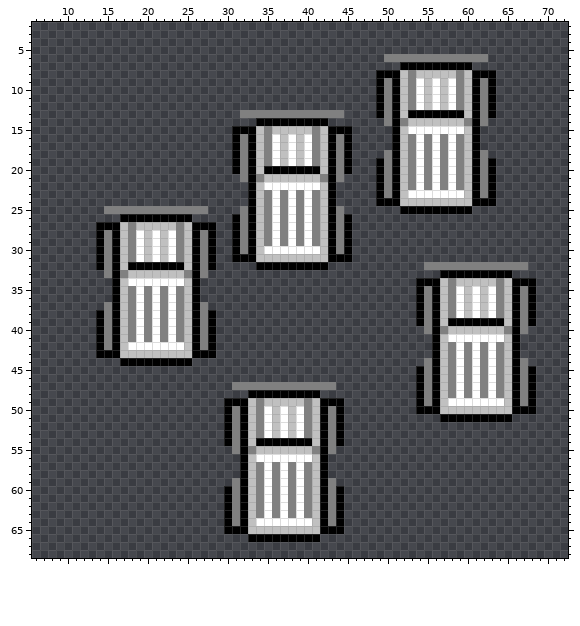
File history of a sprite sheet, data/images/units/infantry/Mechanized Wheeled Platoon.gif. Above, as it was before the edit.
The file is 84x72 pixels. Shown: x 6..72, y 2..68. The old version is drawn lined up with the new one.
After:
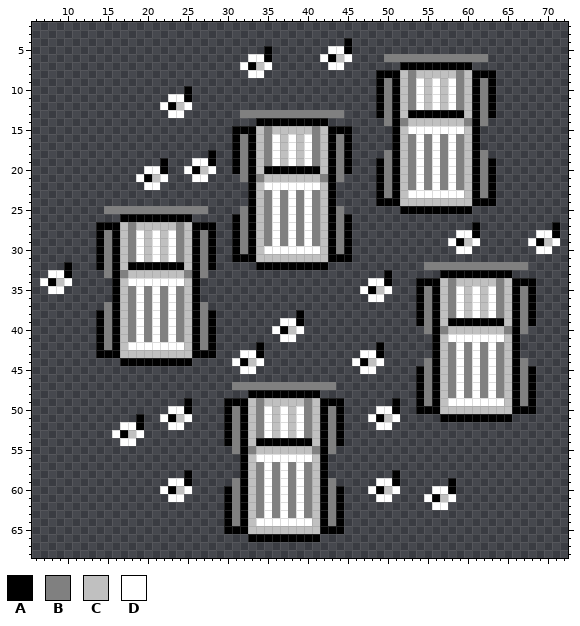
Palette (. is transparent): A #000000  B #808080  C #c0c0c0  D #ffffff
The commit says: Created motorized wheeled images
Change:
drawings rearranged on the sheet (the old picture shows each at its new place; 2 dropped ones are not shown)
Colour A is added in row 4 at x 45; in row 5 at x 35 and 45; in row 6 at x 35 and 43; in row 7 at x 33; in rows 10 to 11 at x 25; in row 12 at x 23.
Colour A is added in row 18 at x 28; in row 19 at x 22 and 28; in row 20 at x 22 and 26; in row 21 at x 20; in rows 27 to 28 at x 61 and 71; in row 29 at x 59 and 69.
Colour A is added in row 32 at x 10; in row 33 at x 10 and 50; in row 34 at x 8 and 50; in row 35 at x 48; in rows 38 to 39 at x 39; in row 40 at x 37.
Colour A is added in rows 42 to 43 at x 34 and 49; in row 44 at x 32 and 47; in rows 49 to 50 at x 25 and 51; in row 51 at x 19, 23 and 49; in row 52 at x 19; in row 53 at x 17.
Colour A is added in row 58 at x 25 and 51; in row 59 at x 25, 51 and 58; in row 60 at x 23, 49 and 58; in row 61 at x 56.
Colour C is added in row 6 at x 44; in row 7 at x 34; in row 12 at x 24; in row 20 at x 27; in row 21 at x 21; in row 29 at x 60 and 70.
Colour C is added in row 34 at x 9; in row 35 at x 49; in row 40 at x 38; in row 44 at x 33 and 48; in row 51 at x 24 and 50; in row 53 at x 18.
Colour C is added in row 60 at x 24 and 50; in row 61 at x 57.
Colour D is added in row 5 at x 43 to 44; in row 6 at x 33 to 34, 42 and 45; in row 7 at x 32, 35 and 43 to 44; in row 8 at x 33 to 34; in row 11 at x 23 to 24; in row 12 at x 22 and 25.
Colour D is added in row 13 at x 23 to 24; in row 19 at x 26 to 27; in row 20 at x 20 to 21, 25 and 28; in row 21 at x 19, 22 and 26 to 27; in row 22 at x 20 to 21; in row 28 at x 59 to 60 and 69 to 70.
Colour D is added in row 29 at x 58, 61, 68 and 71; in row 30 at x 59 to 60 and 69 to 70; in row 33 at x 8 to 9; in row 34 at x 7, 10 and 48 to 49; in row 35 at x 8 to 9, 47 and 50; in row 36 at x 48 to 49.
Colour D is added in row 39 at x 37 to 38; in row 40 at x 36 and 39; in row 41 at x 37 to 38; in row 43 at x 32 to 33 and 47 to 48; in row 44 at x 31, 34, 46 and 49; in row 45 at x 32 to 33 and 47 to 48.
Colour D is added in row 50 at x 23 to 24 and 49 to 50; in row 51 at x 22, 25, 48 and 51; in row 52 at x 17 to 18, 23 to 24 and 49 to 50; in row 53 at x 16 and 19; in row 54 at x 17 to 18; in row 59 at x 23 to 24 and 49 to 50.
Colour D is added in row 60 at x 22, 25, 48, 51 and 56 to 57; in row 61 at x 23 to 24, 49 to 50, 55 and 58; in row 62 at x 56 to 57.
